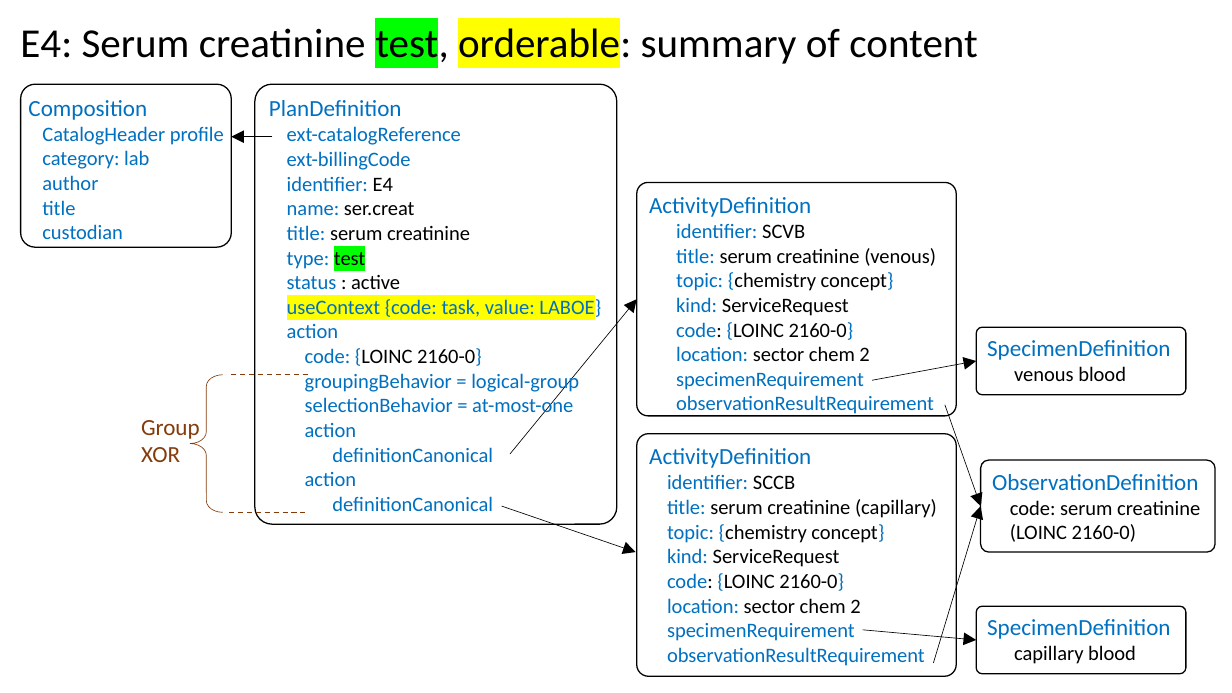
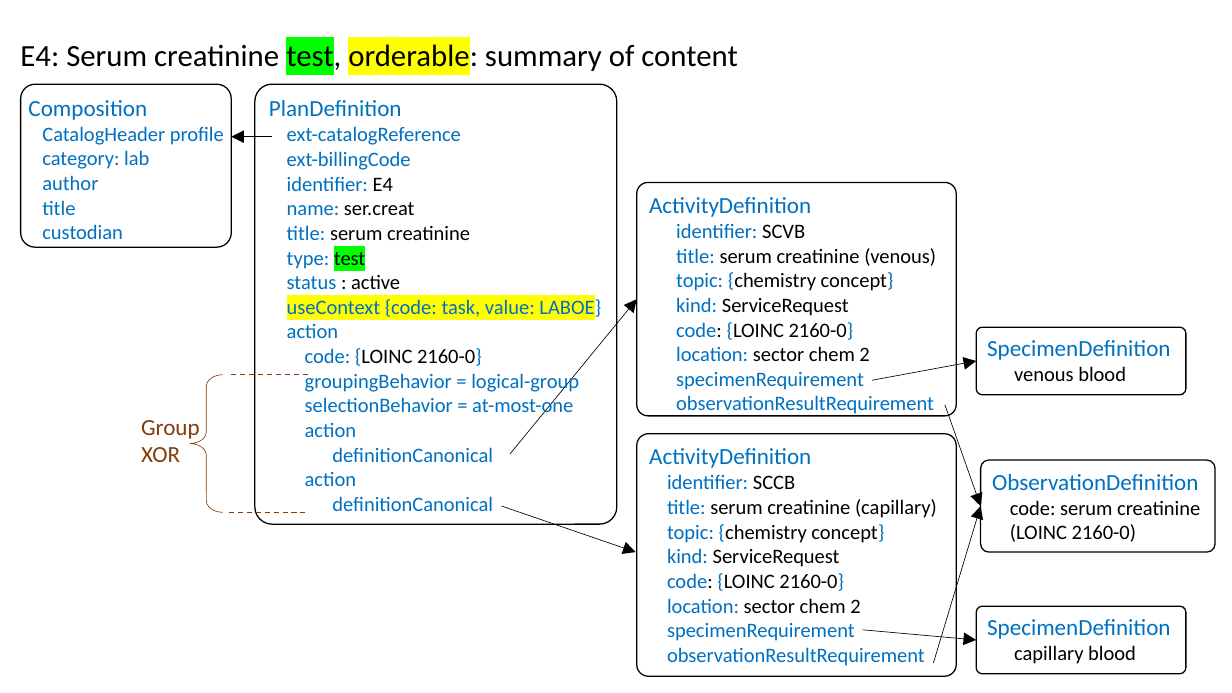
Before and after one commit to HL7/fhir-order-catalog, a slide deck: slide 1 of input/images-source/LabExampleE4Technical.pptx. Drawn at 1232x693 pixels with LibreOffice and Linux fonts; fonts in the diff are those of the drawing. Boxes give left, top, right and bottom in pixels: in the first picture for what was removed or moved away, otherwise in the second. Text is boxed around its words. In the diff, an @@ line names an element or a change of style, - is before the commit and + after.

```diff
--- a/input/images-source/LabExampleE4Technical.pptx
+++ b/input/images-source/LabExampleE4Technical.pptx
@@ text "E4: Serum creatinine test, orderable: ...": place and size @@
-text "E4: Serum creatinine test, orderable: ..." at [20,23,978,67]
+text "E4: Serum creatinine test, orderable: ..." at [20,40,737,74]
@@ text "E4: Serum creatinine test, orderable: ..." at [20,40,737,74]: size 32 to 24 pt @@
```
Also in this commit, not shown: 19 other files.
